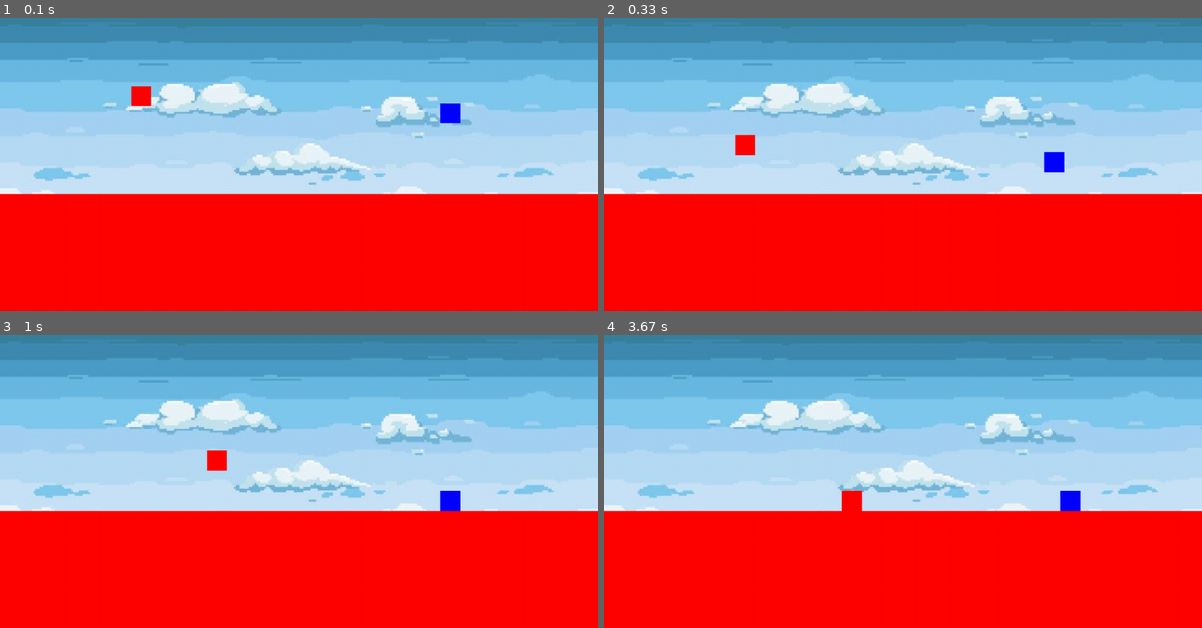
Above: before the commit, frames 1-4 (two rows, left to right).
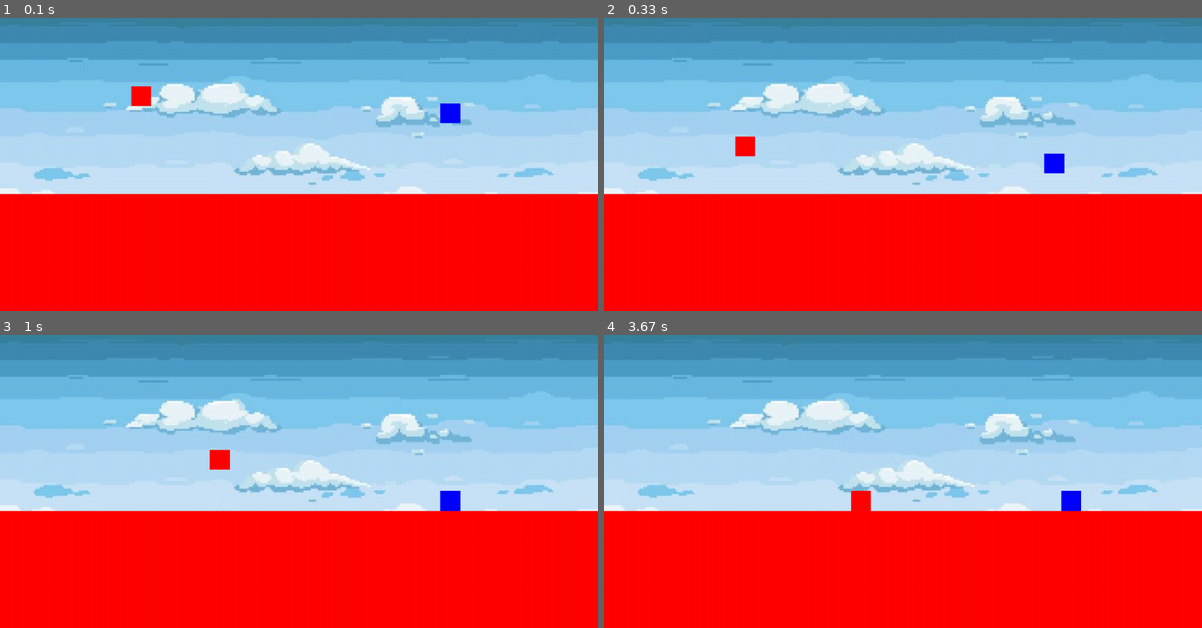
Above: after the commit, the same moments.

Repository: EvannBerthou/PygamePlatformer
Game: pygame game, started from main.py
Same seed, same stepped clock (60 frames per second), same inputs: the game is played once before the commit and once after it.
Inputs:
- Up to frame 1 (0.1 s): no input
- Up to frame 2 (0.33 s): no input
- Up to frame 3 (1 s): hold Right 0.33-0.8 s; hold Up from 0.83 s (still down)
- Up to frame 4 (3.67 s): release Up at 1.13 s; hold Right 1.17-1.63 s; hold Left 1.67-2.2 s; tap D at 1.82, 3.22 s; hold Left 2.23-2.63 s; hold Up 2.67-3.03 s; hold Right from 3.07 s (still down)

Frame 1 is identical in both runs. In frame 2, less than 0.1% of the frame differs, in the area x 21-77%, y 39-54%; in frame 3, 0.1%; in frame 4, 0.3%, in the area x 39-80%, y 53-61%.

Commit message:
(#146) Update is now called at a constant rate

Diff:
--- a/data/Level/LevelManager.py
+++ b/data/Level/LevelManager.py
@@ -45,14 +45,14 @@
 
         self.load_map()
 
-    def update(self, tick):
+    def update(self, dt):
         keyboard_input = pygame.key.get_pressed()
 
         self.all_colliders.update()
 
         #UPDATE
-        self.player_1.c_update(self.all_colliders.sprites(), keyboard_input, tick)
-        self.player_2.c_update(self.all_colliders.sprites(), keyboard_input, tick)
+        self.player_1.c_update(self.all_colliders.sprites(), keyboard_input, dt)
+        self.player_2.c_update(self.all_colliders.sprites(), keyboard_input, dt)
 
     def draw(self, surface):
         self.all_colliders.draw(surface)
--- a/main.py
+++ b/main.py
@@ -15,20 +15,27 @@
         self.level_manager = LevelManager((DESING_W, DESING_H))
 
     def run(self):
+        render_time = 0
+        fps = 60
+        update_rate = 60
+        fixed_delta_time = round(1000.0 / update_rate)
         while self.running:
-            tick = self.clock.tick()
+            tick = self.clock.tick(update_rate)
             self.blitting_surface.fill((0,0,0))
 
             for event in pygame.event.get():
                 if event.type == QUIT:
                     self.running = False
 
-            self.level_manager.update(tick)
-            self.level_manager.draw(self.blitting_surface)
+            self.level_manager.update(fixed_delta_time)
 
-            blit = pygame.transform.scale(self.blitting_surface, (self.w, self.h))
-            self.win.blit(blit, blit.get_rect())
-            pygame.display.update()
+            render_time -= fixed_delta_time
+            if render_time <= 0:
+                self.level_manager.draw(self.blitting_surface)
+                blit = pygame.transform.scale(self.blitting_surface, (self.w, self.h))
+                self.win.blit(blit, blit.get_rect())
+                pygame.display.update()
+                render_time = round(1000 / fps)
 
 game = Game()
 game.run()
